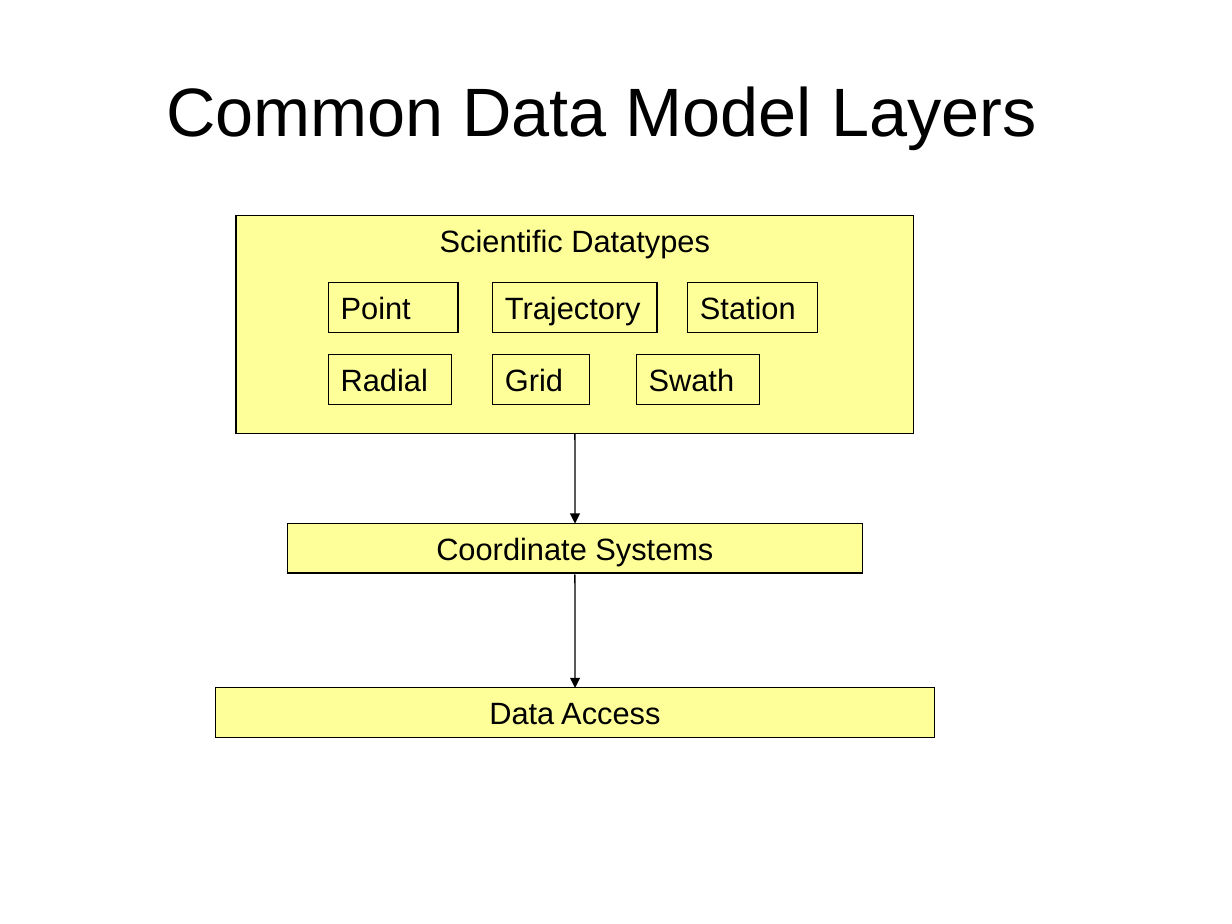
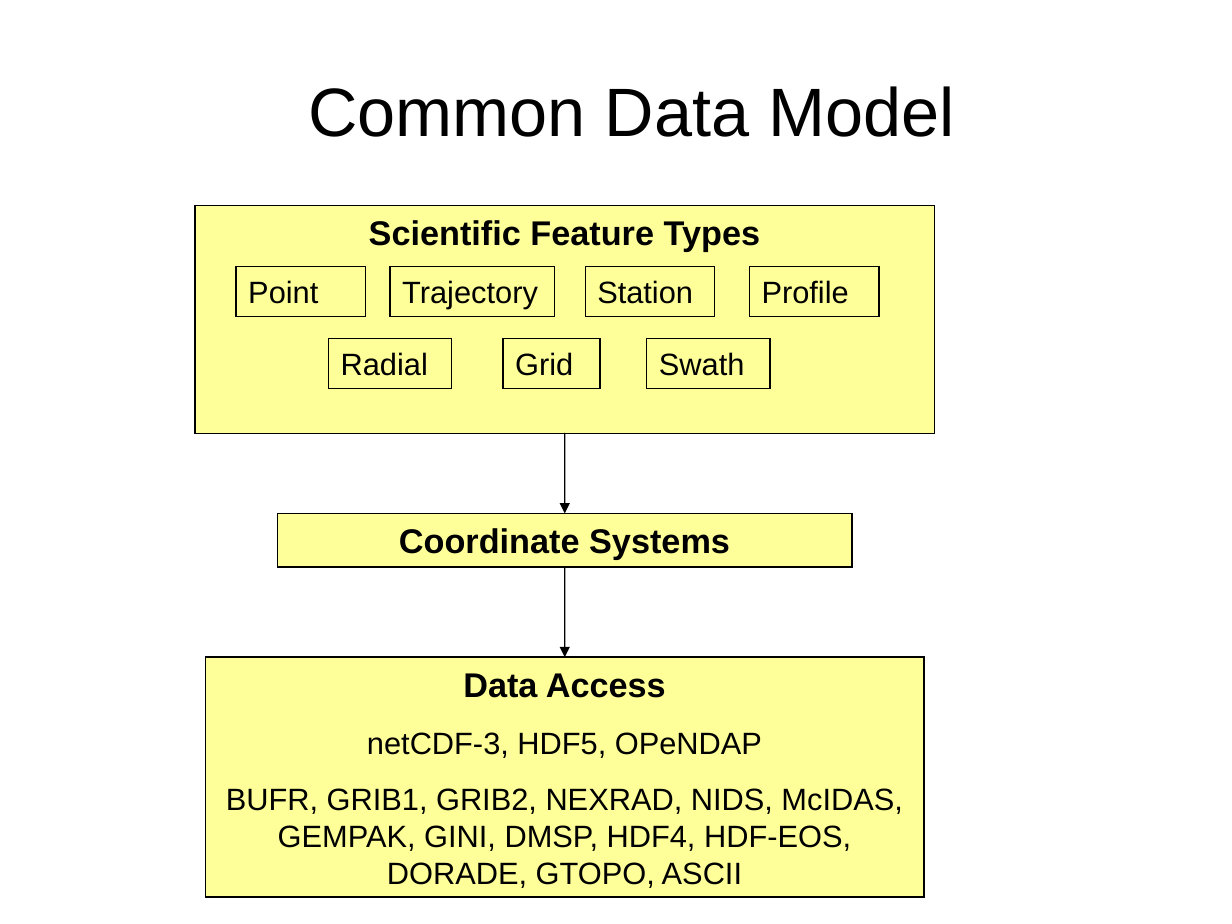
Before and after one commit to ooici-eoi/THREDDS, a slide deck: slide 17 of docs/web/netcdf-java/site/tutorial/CDMoverview.ppt (slide 5 before the commit). Drawn at 1232x924 pixels with LibreOffice and Linux fonts; fonts in the diff are those of the drawing; background and template pictures are left out. Boxes give left, top, right and bottom in pixels: in the first picture for what was removed or moved away, otherwise in the second. Text is boxed around its words. In the diff, an @@ line names an element or a change of style, - is before the commit and + after.

```diff
--- a/docs/web/netcdf-java/site/tutorial/CDMoverview.ppt
+++ b/docs/web/netcdf-java/site/tutorial/CDMoverview.ppt
@@ text at (308, 86, 954, 137): text changed @@
-Common Data Model Layers
+Common Data Model
@@ rectangle "Scientific Feature Types": place and size @@
-rectangle "Scientific Feature Types" at (237, 216, 914, 434)
+rectangle "Scientific Feature Types" at (195, 206, 934, 435)
@@ text in rectangle at (369, 220, 761, 252): text changed; size 18 to 20 pt; bold on @@
-Scientific Datatypes
+Scientific Feature Types
@@ rectangle "Point": place and size @@
-rectangle "Point" at (329, 283, 458, 333)
+rectangle "Point" at (237, 267, 366, 317)
@@ rectangle "Trajectory": place and size @@
-rectangle "Trajectory" at (493, 283, 657, 333)
+rectangle "Trajectory" at (391, 267, 554, 317)
@@ rectangle "Station": place and size @@
-rectangle "Station" at (687, 283, 817, 333)
+rectangle "Station" at (585, 267, 715, 317)
@@ rectangle added at (749, 267, 878, 317), outline #000000 0.74 pt, 18 pt, text #000000 @@
+Profile
@@ rectangle "Radial": place and size @@
-rectangle "Radial" at (329, 355, 452, 404)
+rectangle "Radial" at (329, 339, 452, 388)
@@ rectangle "Grid": place and size @@
-rectangle "Grid" at (493, 355, 590, 404)
+rectangle "Grid" at (503, 339, 600, 388)
@@ rectangle "Swath": place and size @@
-rectangle "Swath" at (637, 355, 760, 404)
+rectangle "Swath" at (647, 339, 770, 388)
@@ arrow moved from (575, 434) - (575, 524) to (564, 432) - (564, 514) @@
@@ rectangle "Coordinate Systems": place and size @@
-rectangle "Coordinate Systems" at (287, 524, 862, 573)
+rectangle "Coordinate Systems" at (277, 514, 853, 568)
@@ rectangle "Coordinate Systems" at (277, 514, 853, 568): size 18 to 20 pt, bold on; more space between paragraphs @@
@@ arrow moved from (575, 574) - (575, 687) to (564, 568) - (564, 657) @@
@@ rectangle added at (206, 657, 924, 897), fill #FFFF99, outline #000000 0.74 pt, 18 pt, text #000000 @@
+Data Access
+netCDF-3, HDF5, OPeNDAP
+BUFR, GRIB1, GRIB2, NEXRAD, NIDS, McIDAS, GEMPAK, GINI, DMSP, HDF4, HDF-EOS, DORADE, GTOPO, ASCII
@@ rectangle removed at (216, 687, 934, 737) @@
-Data Access
```
Also in this commit, not shown: 13 other slides changed, 30 slides added, 18 slides removed.
